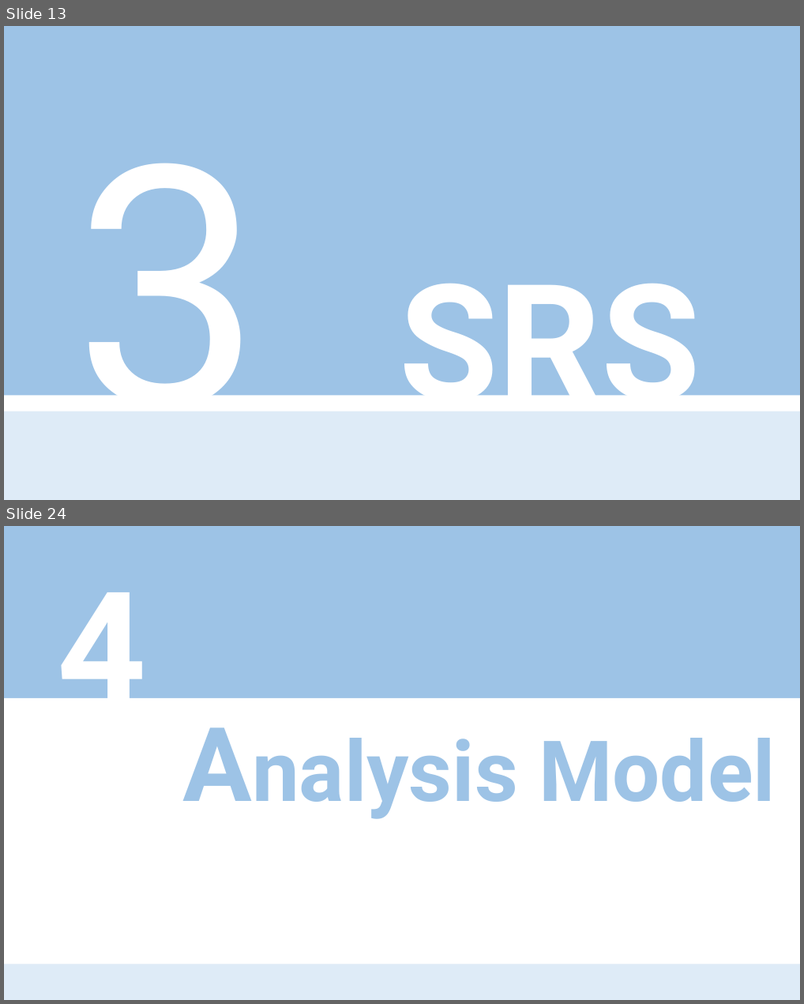
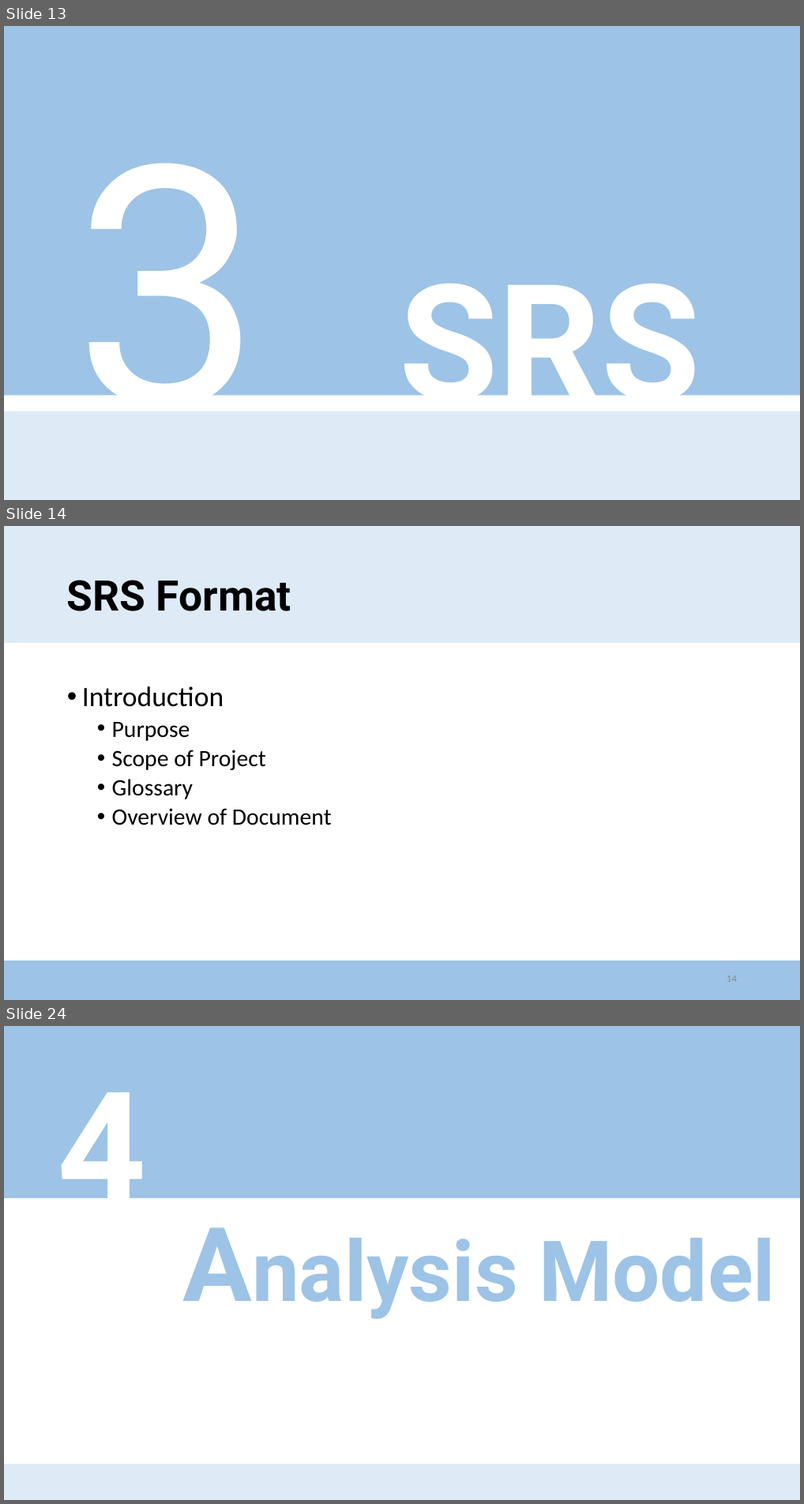
Before and after one commit to zeca9189/2016CSE406project, a slide deck: Intermediate Presentation/Presentation_AhnYounGeun.pptx. Shown one above the other, each under a label of ours: slides 13 and 24 before the commit, slides 13, 14 and 24 after it; the slides between them are not shown. The pictures are 804x1004 and 804x1504 pixels, drawn with LibreOffice and Linux fonts; fonts in the diff are those of the drawing. Boxes give left, top, right and bottom in pixels: in the first picture for what was removed or moved away, otherwise in the second. Text is boxed around its words. In the diff, an @@ line names an element or a change of style, - is before the commit and + after.

```diff
--- a/Intermediate Presentation/Presentation_AhnYounGeun.pptx
+++ b/Intermediate Presentation/Presentation_AhnYounGeun.pptx
@@ slide 14 added at bbox=[4, 526, 800, 1000], background #FFFFFF @@
@@ rectangle added at bbox=[4, 526, 800, 643], fill #DEEBF7 @@
@@ rectangle added at bbox=[4, 526, 800, 643], fill #DEEBF7 @@
@@ title added at bbox=[67, 580, 292, 611], 36 pt, text #000000, bold @@
+SRS Format
@@ text added at bbox=[82, 686, 332, 825], 20 pt, text #000000 @@
+• Introduction
+  • Purpose
+  • Scope of Project
+  • Glossary
+  • Overview of Document
@@ rectangle added at bbox=[4, 960, 800, 1000], fill #9DC3E6 @@
@@ page number added at bbox=[727, 976, 737, 982], 8.5 pt, text #8C8C8C @@
+14
```
Also in this commit, not shown: 8 slides changed, 8 other slides added, 15 slides removed, 17 other files.
